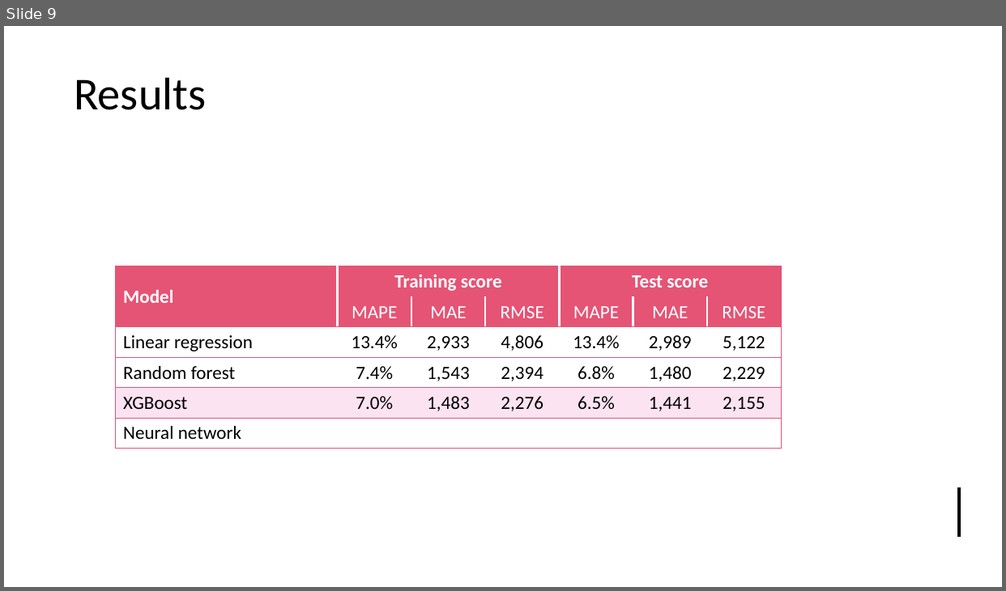
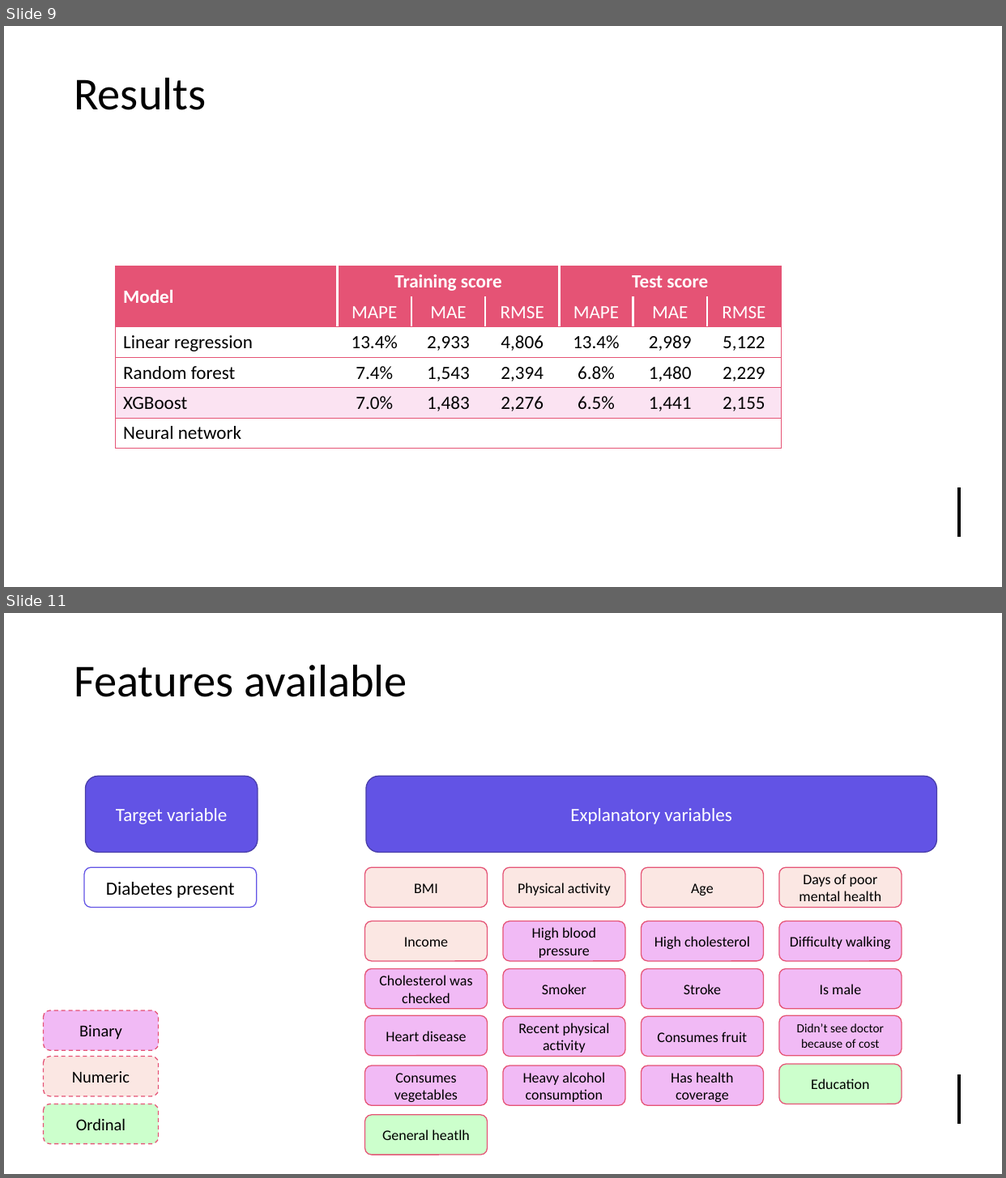
Before and after one commit to tjstarak/DSBA-ML2, a slide deck: slides/ML2_deck.pptx. Shown one above the other, each under a label of ours: slide 9 before the commit, slides 9 and 11 after it; the slides between them are not shown. The pictures are 1006x591 and 1006x1178 pixels, drawn with LibreOffice and Linux fonts; fonts in the diff are those of the drawing. Boxes give left, top, right and bottom in pixels: in the first picture for what was removed or moved away, otherwise in the second. Text is boxed around its words. In the diff, an @@ line names an element or a change of style, - is before the commit and + after.

```diff
--- a/slides/ML2_deck.pptx
+++ b/slides/ML2_deck.pptx
@@ slide 11 added at <box>4,613,1002,1174</box>, background #FFFFFF; not listed: 3 template elements that a slide beside it also shows @@
@@ title added at <box>74,664,407,697</box>, 44 pt, text #000000 @@
+Features available
@@ rounded rectangle added at <box>86,776,258,853</box>, fill #6253E5, outline #493DA9 1 pt, 18 pt, text #FFFFFF @@
+Target variable
@@ rounded rectangle added at <box>366,776,938,853</box>, fill #6253E5, outline #493DA9 1 pt, 18 pt, text #FFFFFF @@
+Explanatory variables
@@ rounded rectangle added at <box>84,867,256,907</box>, fill #FFFFFF, outline #6253E5 1 pt, 18 pt, text #000000 @@
+Diabetes present
@@ rounded rectangle added at <box>364,867,487,907</box>, fill #FBE7E3, outline #E55375 1 pt, 14 pt, text #000000 @@
+BMI
@@ rounded rectangle added at <box>503,867,625,907</box>, fill #FBE7E3, outline #E55375 1 pt, 14 pt, text #000000 @@
+Physical activity
@@ rounded rectangle added at <box>641,867,763,907</box>, fill #FBE7E3, outline #E55375 1 pt, 14 pt, text #000000 @@
+Age
@@ rounded rectangle added at <box>780,867,901,907</box>, fill #FBE7E3, outline #E55375 1 pt, 14 pt, text #000000 @@
+Days of poor mental health
@@ rounded rectangle added at <box>364,922,487,961</box>, fill #FBE7E3, outline #E55375 1 pt, 14 pt, text #000000 @@
+Income
@@ rounded rectangle added at <box>503,922,625,961</box>, fill #F1BAF5, outline #E55375 1 pt, 14 pt, text #000000 @@
+High blood pressure
@@ rounded rectangle added at <box>641,922,763,961</box>, fill #F1BAF5, outline #E55375 1 pt, 14 pt, text #000000 @@
+High cholesterol
@@ rounded rectangle added at <box>780,922,901,961</box>, fill #F1BAF5, outline #E55375 1 pt, 14 pt, text #000000 @@
+Difficulty walking
@@ rounded rectangle added at <box>364,969,487,1009</box>, fill #F1BAF5, outline #E55375 1 pt, 14 pt, text #000000 @@
+Cholesterol was checked
@@ rounded rectangle added at <box>503,969,625,1009</box>, fill #F1BAF5, outline #E55375 1 pt, 14 pt, text #000000 @@
+Smoker
@@ rounded rectangle added at <box>641,969,763,1009</box>, fill #F1BAF5, outline #E55375 1 pt, 14 pt, text #000000 @@
+Stroke
@@ rounded rectangle added at <box>780,969,901,1009</box>, fill #F1BAF5, outline #E55375 1 pt, 14 pt, text #000000 @@
+Is male
@@ rounded rectangle added at <box>43,1011,158,1050</box>, fill #F1BAF5, outline #E55375 1 pt dashed, 16 pt, text #000000 @@
+Binary
@@ rounded rectangle added at <box>364,1016,487,1055</box>, fill #F1BAF5, outline #E55375 1 pt, 14 pt, text #000000 @@
+Heart disease
@@ rounded rectangle added at <box>503,1016,625,1056</box>, fill #F1BAF5, outline #E55375 1 pt, 14 pt, text #000000 @@
+Recent physical activity
@@ rounded rectangle added at <box>641,1016,763,1056</box>, fill #F1BAF5, outline #E55375 1 pt, 14 pt, text #000000 @@
+Consumes fruit
@@ rounded rectangle added at <box>780,1016,901,1055</box>, fill #F1BAF5, outline #E55375 1 pt, 12 pt, text #000000 @@
+Didn’t see doctor because of cost
@@ rounded rectangle added at <box>43,1057,158,1097</box>, fill #FBE7E3, outline #E55375 1 pt dashed, 16 pt, text #000000 @@
+Numeric
@@ rounded rectangle added at <box>364,1066,487,1105</box>, fill #F1BAF5, outline #E55375 1 pt, 14 pt, text #000000 @@
+Consumes vegetables
@@ rounded rectangle added at <box>503,1066,625,1105</box>, fill #F1BAF5, outline #E55375 1 pt, 14 pt, text #000000 @@
+Heavy alcohol consumption
@@ rounded rectangle added at <box>641,1066,763,1105</box>, fill #F1BAF5, outline #E55375 1 pt, 14 pt, text #000000 @@
+Has health coverage
@@ rounded rectangle added at <box>780,1064,901,1104</box>, fill #CCFFCC, outline #E55375 1 pt, 14 pt, text #000000 @@
+Education
@@ rounded rectangle added at <box>43,1104,158,1144</box>, fill #CCFFCC, outline #E55375 1 pt dashed, 16 pt, text #000000 @@
+Ordinal
@@ rounded rectangle added at <box>364,1115,487,1155</box>, fill #CCFFCC, outline #E55375 1 pt, 14 pt, text #000000 @@
+General heatlh
```
Also in this commit, not shown: 2 slides changed, 1 other slide added.
